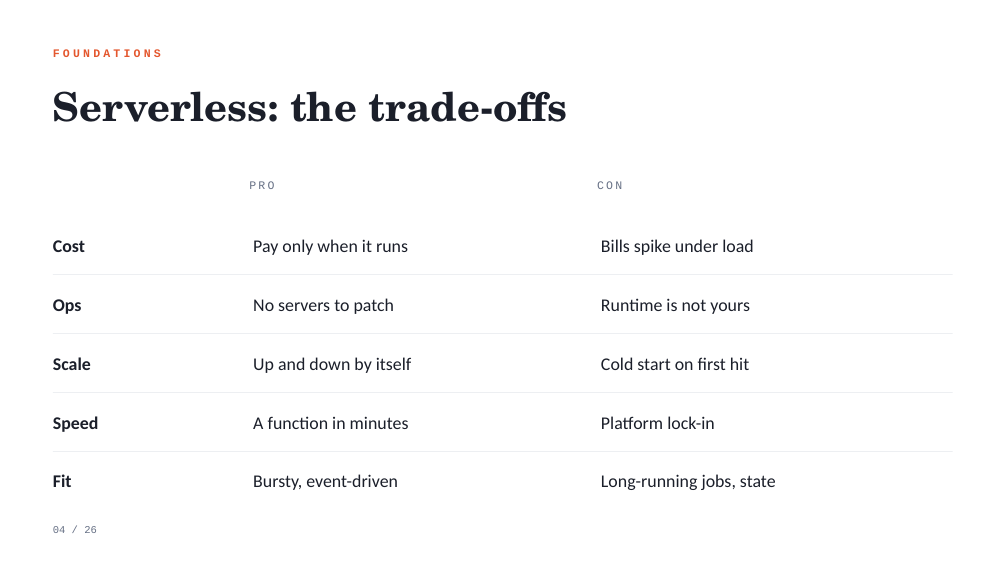
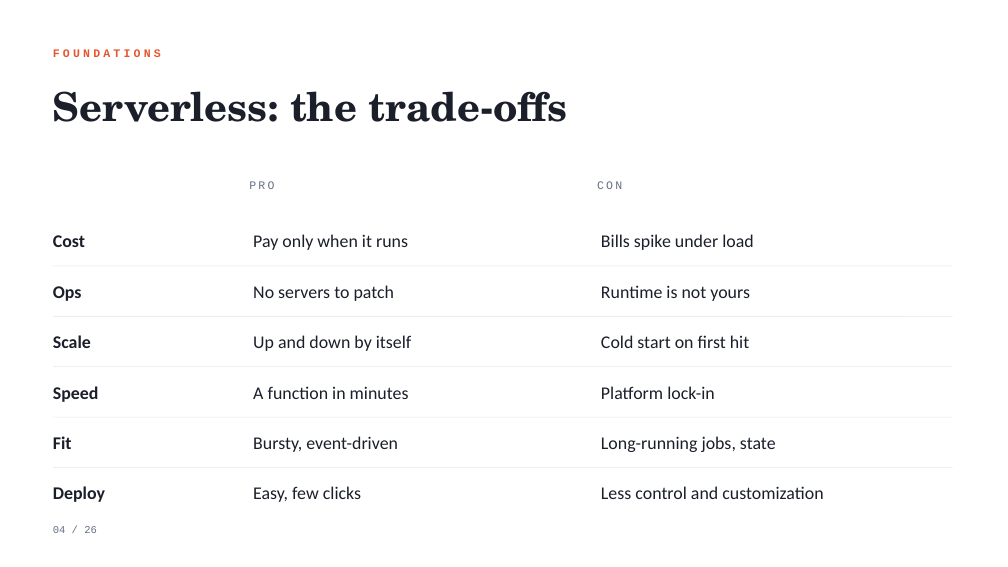
Before and after one commit to black-cloudlet/serverless, a slide deck: slide 4 of docs/presentation/serverless-platform.pptx. Drawn at 1008x567 pixels with LibreOffice and Linux fonts; fonts in the diff are those of the drawing. Boxes give left, top, right and bottom in pixels: in the first picture for what was removed or moved away, otherwise in the second. Text is boxed around its words. In the diff, an @@ line names an element or a change of style, - is before the commit and + after.

```diff
--- a/docs/presentation/serverless-platform.pptx
+++ b/docs/presentation/serverless-platform.pptx
@@ text "Cost": place and size @@
-text "Cost" at (53, 240, 85, 252)
+text "Cost" at (53, 235, 85, 247)
@@ text "Pay only when it runs": place and size @@
-text "Pay only when it runs" at (253, 239, 408, 255)
+text "Pay only when it runs" at (253, 234, 408, 250)
@@ text "Bills spike under load": place and size @@
-text "Bills spike under load" at (601, 239, 753, 255)
+text "Bills spike under load" at (601, 234, 753, 250)
@@ text "Ops": place and size @@
-text "Ops" at (53, 299, 82, 314)
+text "Ops" at (53, 286, 82, 301)
@@ line moved from (53, 274) - (953, 274) to (53, 266) - (953, 266) @@
@@ text "No servers to patch": place and size @@
-text "No servers to patch" at (253, 298, 395, 314)
+text "No servers to patch" at (253, 285, 395, 301)
@@ text "Runtime is not yours": place and size @@
-text "Runtime is not yours" at (601, 298, 750, 314)
+text "Runtime is not yours" at (601, 285, 750, 301)
@@ text "Scale": place and size @@
-text "Scale" at (53, 357, 91, 370)
+text "Scale" at (53, 335, 91, 348)
@@ line moved from (53, 333) - (953, 333) to (53, 316) - (953, 316) @@
@@ text "Up and down by itself": place and size @@
-text "Up and down by itself" at (253, 357, 412, 373)
+text "Up and down by itself" at (253, 335, 412, 351)
@@ text "Cold start on first hit": place and size @@
-text "Cold start on first hit" at (601, 357, 749, 370)
+text "Cold start on first hit" at (601, 335, 749, 348)
@@ text "Speed": place and size @@
-text "Speed" at (53, 416, 99, 432)
+text "Speed" at (53, 386, 99, 402)
@@ line moved from (53, 392) - (953, 392) to (53, 367) - (953, 367) @@
@@ text "A function in minutes": place and size @@
-text "A function in minutes" at (253, 416, 409, 429)
+text "A function in minutes" at (253, 386, 409, 399)
@@ text "Platform lock-in": place and size @@
-text "Platform lock-in" at (601, 416, 714, 429)
+text "Platform lock-in" at (601, 386, 714, 399)
@@ text "Fit": place and size @@
-text "Fit" at (53, 474, 72, 487)
+text "Fit" at (53, 436, 72, 449)
@@ line moved from (53, 451) - (953, 451) to (53, 417) - (953, 417) @@
@@ text "Bursty, event-driven": place and size @@
-text "Bursty, event-driven" at (253, 474, 398, 490)
+text "Bursty, event-driven" at (253, 436, 398, 452)
@@ text "Long-running jobs, state": place and size @@
-text "Long-running jobs, state" at (601, 474, 776, 490)
+text "Long-running jobs, state" at (601, 436, 776, 452)
@@ line added from (53, 467) to (953, 467), #E4E7EC 0.5 pt @@
@@ text added at (53, 486, 105, 502), 17 pt, text #1B1F2A, bold @@
+Deploy
@@ text added at (253, 486, 361, 502), 17 pt, text #1B1F2A @@
+Easy, few clicks
@@ text added at (601, 486, 823, 499), 17 pt, text #1B1F2A @@
+Less control and customization
```
Also in this commit, not shown: 3 other slides changed, 5 other files.
